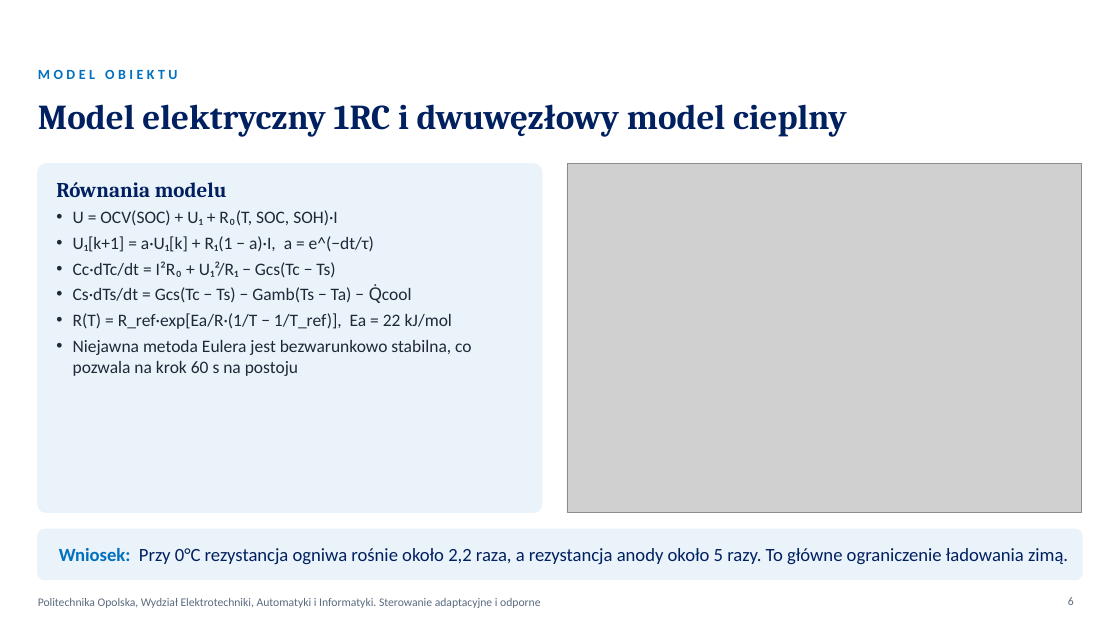
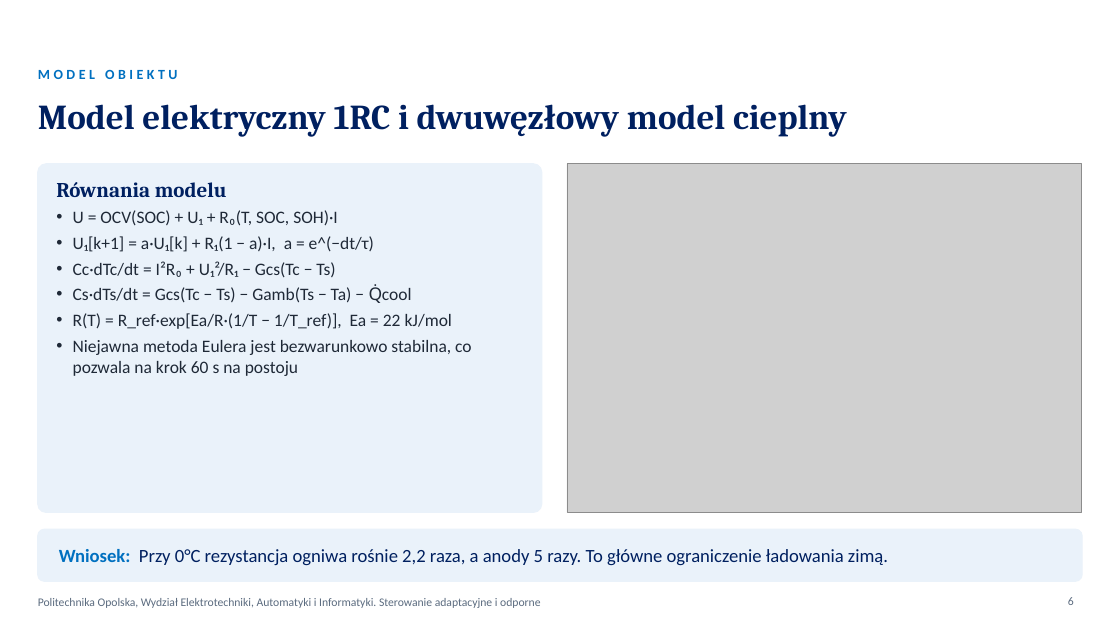
Before and after one commit to KarolFabianek/Adaptive-and-robust-control, a slide deck: slide 6 of Prezentacja/BTMS_PROJEKT_FABIANEK_FORTUNA.pptx. Drawn at 1120x630 pixels with LibreOffice and Linux fonts; fonts in the diff are those of the drawing; grey boxes stand for pictures; background and template pictures are left out. Boxes give left, top, right and bottom in pixels: in the first picture for what was removed or moved away, otherwise in the second. Text is boxed around its words. In the diff, an @@ line names an element or a change of style, - is before the commit and + after.

```diff
--- a/Prezentacja/BTMS_PROJEKT_FABIANEK_FORTUNA.pptx
+++ b/Prezentacja/BTMS_PROJEKT_FABIANEK_FORTUNA.pptx
@@ rounded rectangle at <box>38,529,1082,581</box>: proportions changed @@
@@ text at <box>59,549,888,566</box>: text changed @@
-Wniosek: Przy 0°C rezystancja ogniwa rośnie około 2,2 raza, a rezystancja anody około 5 razy. To główne ograniczenie ładowania zimą.
+Wniosek: Przy 0°C rezystancja ogniwa rośnie 2,2 raza, a anody 5 razy. To główne ograniczenie ładowania zimą.
```
Also in this commit, not shown: 26 other slides changed, 8 other files.
